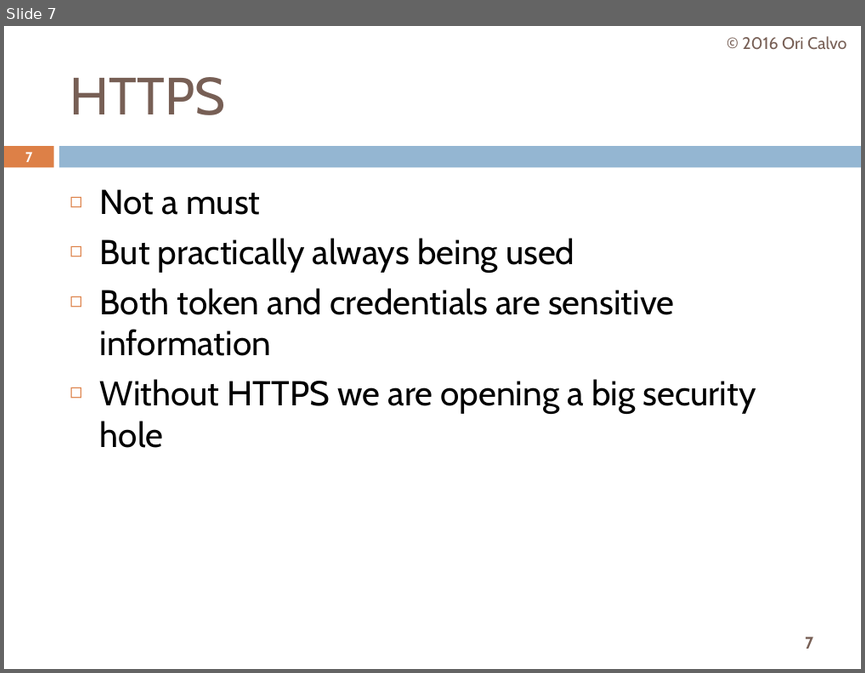
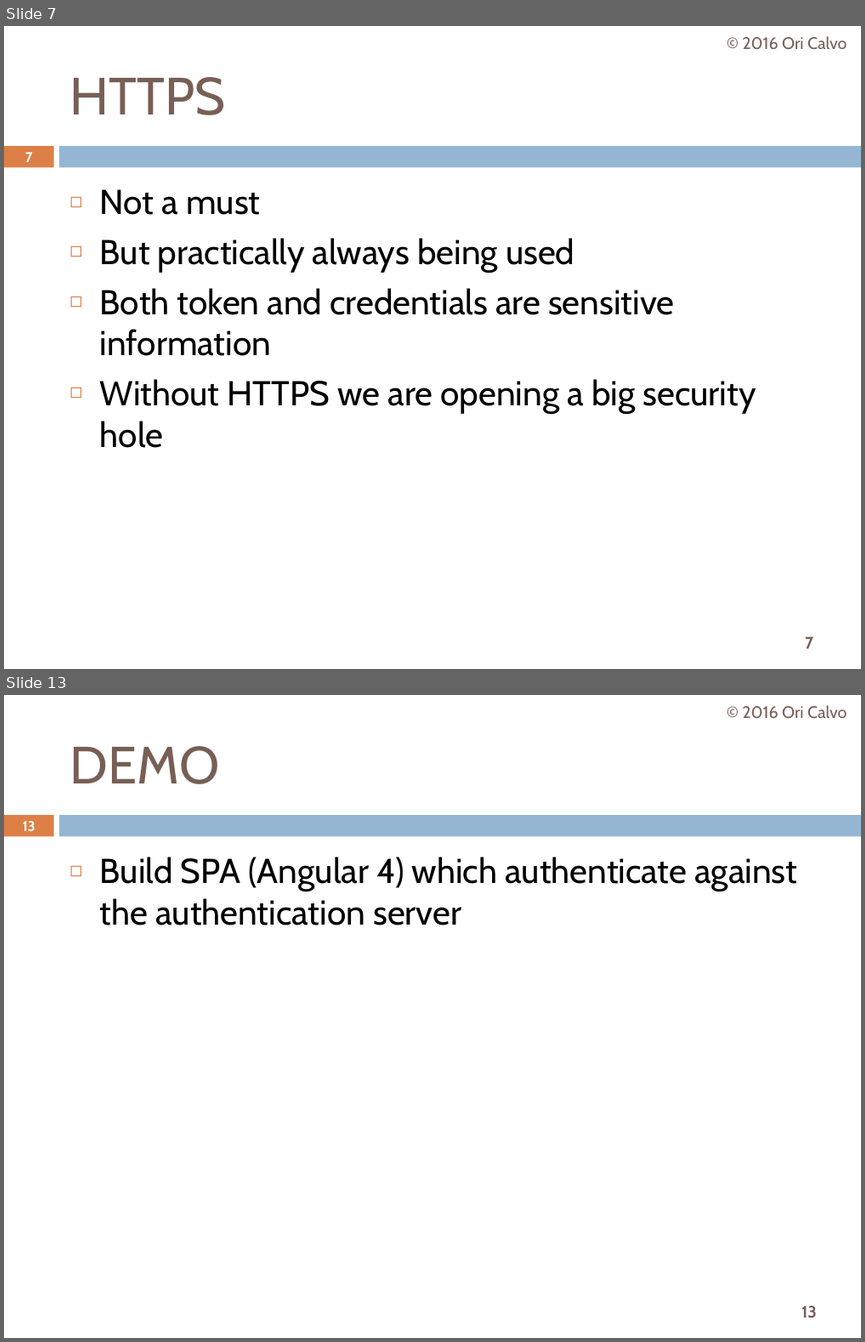
Before and after one commit to oricalvo/course-oauth, a slide deck: OAuth.pptx. Shown one above the other, each under a label of ours: slide 7 before the commit, slides 7 and 13 after it; the slides between them are not shown. The pictures are 865x673 and 865x1342 pixels, drawn with LibreOffice and Linux fonts; fonts in the diff are those of the drawing. Boxes give left, top, right and bottom in pixels: in the first picture for what was removed or moved away, otherwise in the second. Text is boxed around its words. In the diff, an @@ line names an element or a change of style, - is before the commit and + after.

```diff
--- a/OAuth.pptx
+++ b/OAuth.pptx
@@ slide 13 added at [4,695,861,1338], background #FFFFFF; not listed: 3 template elements that a slide beside it also shows @@
@@ text added at [742,705,846,719], 14 pt, text #775F55 @@
+© 2016 Ori Calvo
@@ title added at [69,746,219,784], 44 pt, text #775F55 @@
+DEMO
@@ page number added at [23,821,35,831], 11.9 pt, text #FFFFFF, bold @@
+13
@@ text added at [100,857,797,925], 29 pt, text #000000 @@
+◻ Build SPA (Angular 4) which authenticate against the authentication server
```
Also in this commit, not shown: 6 slides changed, 8 other slides added.
